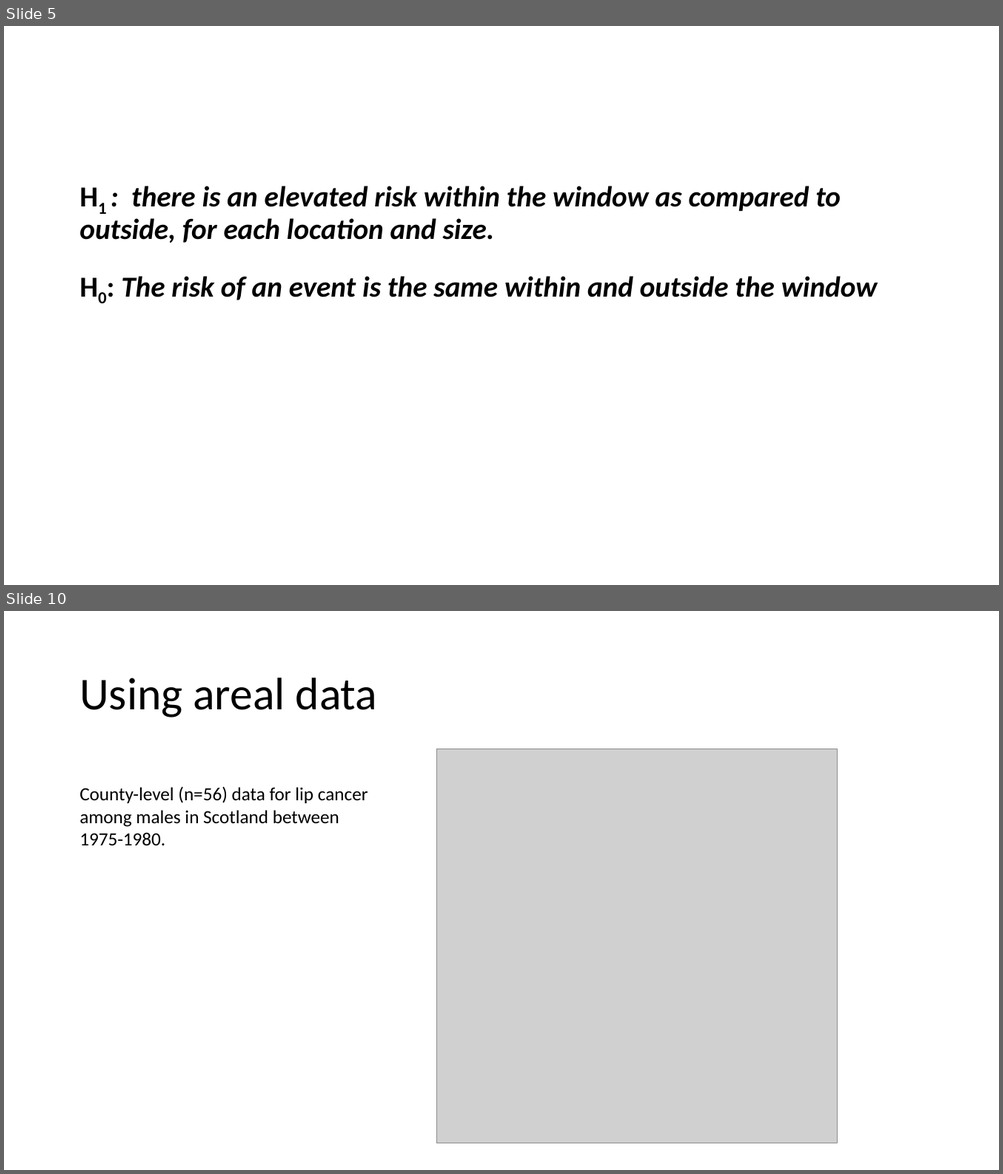
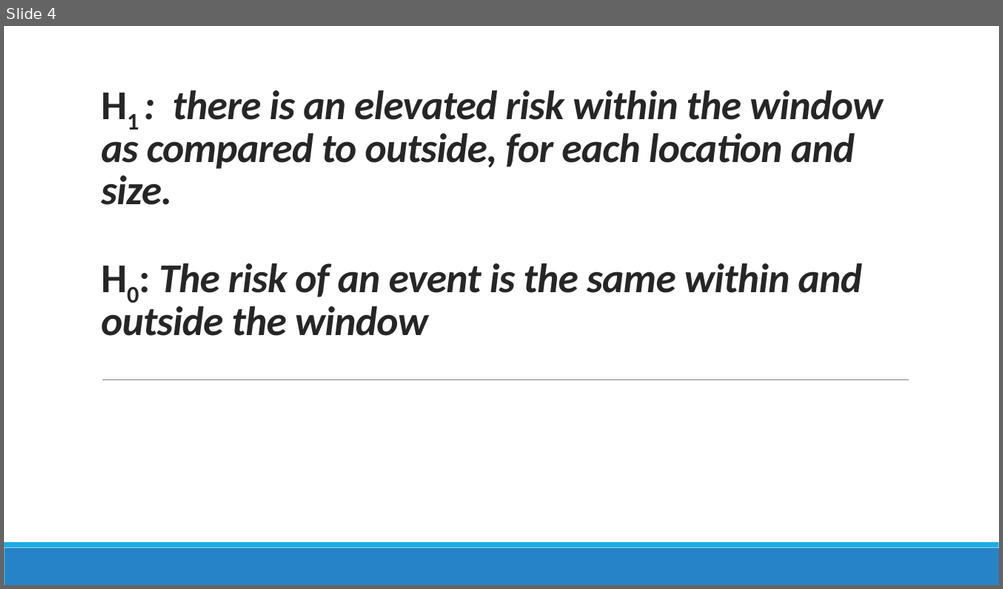
Before and after one commit to ethely/HughSt.github.io, a slide deck: course_materials/week4/Slides/Kulldrof Scan statistic.pptx. Shown one above the other, each under a label of ours: slides 5 and 10 before the commit, slide 4 after it; the slides between them are not shown. The pictures are 1003x1174 and 1003x589 pixels, drawn with LibreOffice and Linux fonts; fonts in the diff are those of the drawing; grey boxes stand for pictures. Boxes give left, top, right and bottom in pixels: in the first picture for what was removed or moved away, otherwise in the second. Text is boxed around its words. In the diff, an @@ line names an element or a change of style, - is before the commit and + after.

```diff
--- a/course_materials/week4/Slides/Kulldrof Scan statistic.pptx
+++ b/course_materials/week4/Slides/Kulldrof Scan statistic.pptx
@@ slide 10 removed at <box>4,611,999,1170</box>, background #FFFFFF @@
@@ title removed at <box>79,678,378,718</box> @@
-Using areal data
@@ picture removed at <box>437,749,836,1144</box> @@
@@ text removed at <box>79,786,368,846</box> @@
-County-level (n=56) data for lip cancer among males in Scotland between 1975-1980.
@@ what was slide 5 is now slide 4 @@
@@ slide 4 changed as well @@
@@ title "H1 : there is an ..." at <box>101,90,882,336</box>: vertical alignment top to bottom @@
@@ title at <box>101,90,882,336</box>: text changed; size 28 to 39.6 pt; text colour #000000 to #262626 @@
-H1 : there is an elevated risk within the window as compared to outside, for each location and size.
-H0: The risk of an event is the same within and outside the window
+H1 : there is an elevated risk within the window as compared to outside, for each location and size.
+H0: The risk of an event is the same within and outside the window
@@ line added from (102, 380) to (908, 380), #808080 0.5 pt @@
@@ rectangle added at <box>4,548,999,585</box>, fill #2683C6 @@
@@ rectangle added at <box>4,543,999,548</box>, fill #1CADE4 @@
```
Also in this commit, not shown: 8 other slides changed, 2 slides added, 1 other slide removed.
